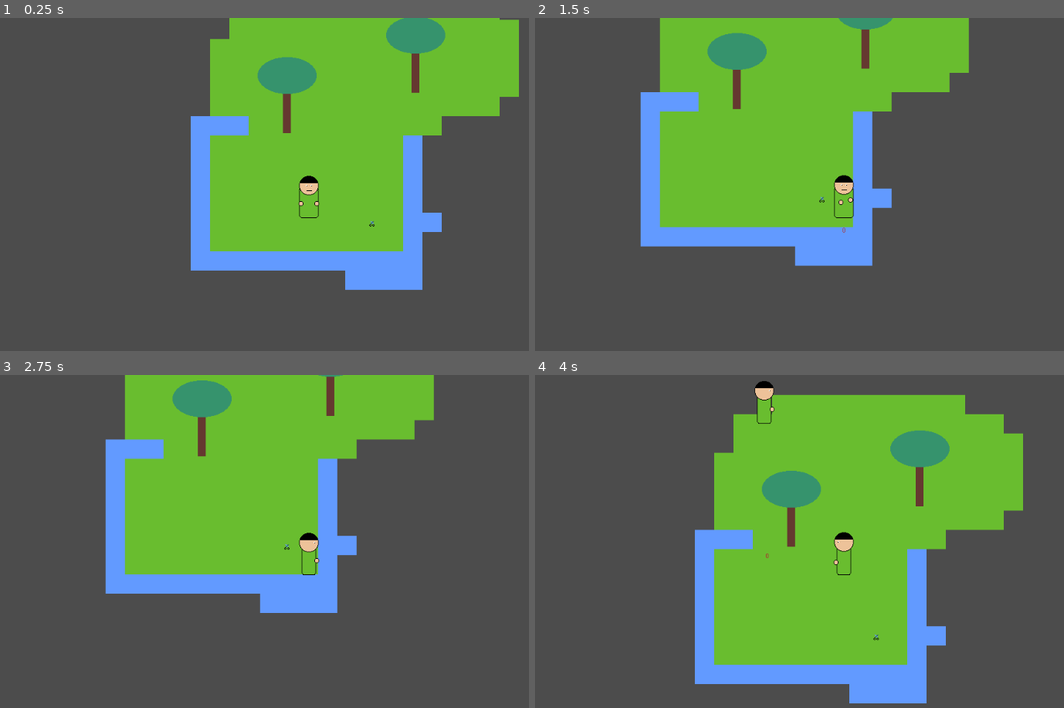
Above: before the commit, frames 1-4 (two rows, left to right).
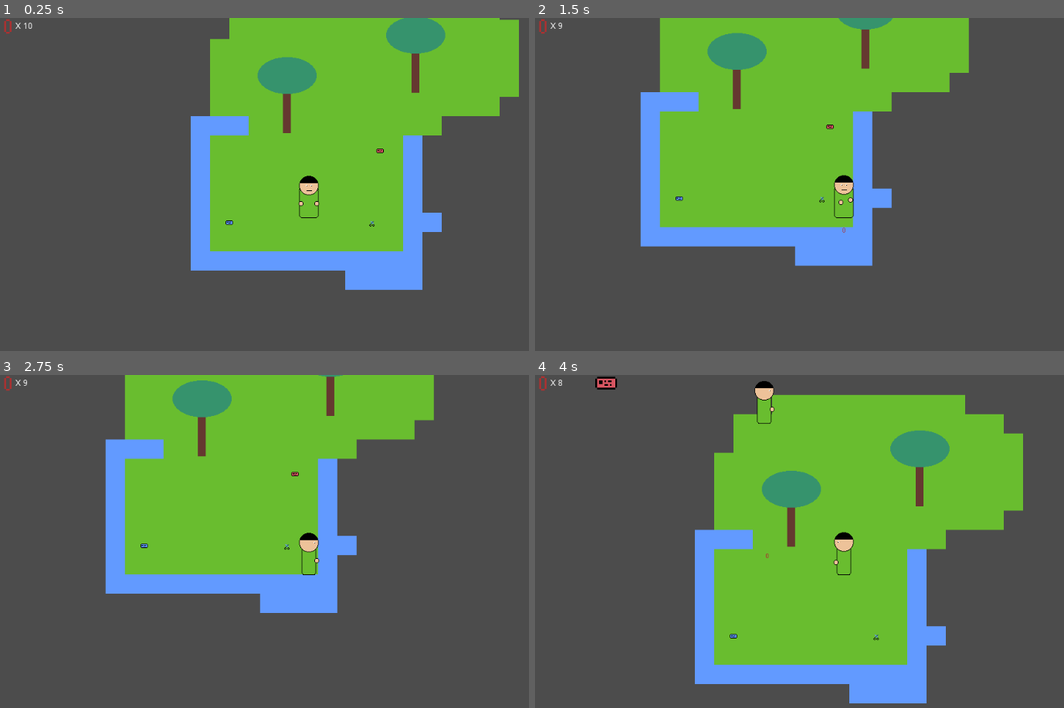
Above: after the commit, the same moments.

Repository: wiltaylor/GameJams
Game: Godot game, scene res://levels/Level1.tscn
Two runs of this game, one before a commit and one after it. Both use one fixed random seed, a clock stepped at 60 frames per second and the inputs below.
Inputs:
- Up to frame 1 (0.25 s): no input
- Up to frame 2 (1.5 s): tap Enter at 0.5 s; hold Right (move_right) 0.53-1.28 s; tap Alt (use) at 0.6 s; hold Down (move_down) from 1.28 s (still down); tap Ctrl (shoot) at 1.35 s
- Up to frame 3 (2.75 s): tap Alt (use) at 1.55, 2.1 s; release Down (move_down) at 2.03 s; hold Right (move_right) from 2.03 s (still down)
- Up to frame 4 (4 s): release Right (move_right) at 2.78 s; hold Up (move_up) 2.78-3.53 s; tap Alt (use) at 2.85, 3.8 s; hold Left (move_left) from 3.53 s (still down); tap Ctrl (shoot) at 3.6 s

The runs differ from the first frame. In frame 1, 0.1% of the frame differs, in the area x 0-73%, y 0-63%; in frame 2, less than 0.1%; in frame 3, less than 0.1%; in frame 4, 0.2%, in the area x 0-39%, y 0-80%.

Commit message:
Added UI and red/blue key cards

Diff:
--- a/LudumDare/LD47/src/levels/Level1.tscn
+++ b/LudumDare/LD47/src/levels/Level1.tscn
@@ -1,10 +1,12 @@
-[gd_scene load_steps=7 format=2]
+[gd_scene load_steps=9 format=2]
 
 [ext_resource path="res://main_tileset.tres" type="TileSet" id=1]
 [ext_resource path="res://objects/Player.tscn" type="PackedScene" id=2]
 [ext_resource path="res://objects/Tree.tscn" type="PackedScene" id=3]
 [ext_resource path="res://objects/AINPC.tscn" type="PackedScene" id=4]
 [ext_resource path="res://objects/Scissors.tscn" type="PackedScene" id=5]
+[ext_resource path="res://objects/BlueCard.tscn" type="PackedScene" id=6]
+[ext_resource path="res://objects/RedCard.tscn" type="PackedScene" id=7]
 
 [sub_resource type="NavigationPolygon" id=1]
 vertices = PoolVector2Array( 709.5, 91.5, 513, 96.5, 546, 33.5, 714, -205, 451, 33.5, 478.5, 96.5, 478, 286, 328.5, 100.5, 321, -30.5, 446.5, -105.5, 166, -213.5, 543.5, -114, 247, -36, 162, 62.5, 223.5, 63, 241, 96, 221.5, 93.5, 161.5, 286.5, 161, 93.5 )
@@ -42,3 +44,9 @@
 
 [node name="NavigationPolygonInstance" type="NavigationPolygonInstance" parent="Navigation2D"]
 navpoly = SubResource( 1 )
+
+[node name="BlueCard" parent="." instance=ExtResource( 6 )]
+position = Vector2( 191.528, 237.666 )
+
+[node name="RedCard" parent="." instance=ExtResource( 7 )]
+position = Vector2( 441.844, 118.872 )
--- /dev/null
+++ b/LudumDare/LD47/src/objects/BlueCard.tscn
@@ -0,0 +1,18 @@
+[gd_scene load_steps=4 format=2]
+
+[ext_resource path="res://scripts/BlueCard-item.gd" type="Script" id=1]
+[ext_resource path="res://sprites/objects/blue-card.png" type="Texture" id=2]
+
+[sub_resource type="RectangleShape2D" id=1]
+extents = Vector2( 7.08302, 4.89277 )
+
+[node name="BlueCard" type="Area2D"]
+script = ExtResource( 1 )
+
+[node name="Sprite" type="Sprite" parent="."]
+texture = ExtResource( 2 )
+
+[node name="CollisionShape2D" type="CollisionShape2D" parent="."]
+position = Vector2( -0.132431, 2.11893 )
+shape = SubResource( 1 )
+[connection signal="body_entered" from="." to="." method="_onPickup"]
--- /dev/null
+++ b/LudumDare/LD47/src/objects/Hud.tscn
@@ -0,0 +1,63 @@
+[gd_scene load_steps=7 format=2]
+
+[ext_resource path="res://sprites/objects/band_projectile.png" type="Texture" id=1]
+[ext_resource path="res://scripts/playerHP_UI.gd" type="Script" id=2]
+[ext_resource path="res://sprites/objects/red-card.png" type="Texture" id=3]
+[ext_resource path="res://sprites/objects/blue-card.png" type="Texture" id=4]
+[ext_resource path="res://scripts/BlueCard.gd" type="Script" id=5]
+[ext_resource path="res://scripts/RedCard.gd" type="Script" id=6]
+
+[node name="HUD" type="Control"]
+anchor_right = 1.0
+anchor_bottom = 1.0
+margin_left = -0.0625
+margin_right = -0.0625
+__meta__ = {
+"_edit_use_anchors_": false
+}
+
+[node name="TextureRect" type="TextureRect" parent="."]
+margin_left = 0.875
+margin_top = 1.75
+margin_right = 8.875
+margin_bottom = 41.75
+rect_scale = Vector2( 3, 3 )
+texture = ExtResource( 1 )
+__meta__ = {
+"_edit_use_anchors_": false
+}
+
+[node name="Label" type="Label" parent="."]
+margin_left = 25.5
+margin_top = 7.25
+margin_right = 55.5
+margin_bottom = 21.25
+text = "X ##"
+script = ExtResource( 2 )
+__meta__ = {
+"_edit_use_anchors_": false
+}
+
+[node name="BlueCard" type="TextureRect" parent="."]
+margin_left = 53.1056
+margin_top = -17.8784
+margin_right = 93.1056
+margin_bottom = 22.1216
+rect_scale = Vector2( 3, 3 )
+texture = ExtResource( 4 )
+script = ExtResource( 5 )
+__meta__ = {
+"_edit_use_anchors_": false
+}
+
+[node name="RedCard" type="TextureRect" parent="."]
+margin_left = 93.63
+margin_top = -17.6136
+margin_right = 133.63
+margin_bottom = 22.3864
+rect_scale = Vector2( 3, 3 )
+texture = ExtResource( 3 )
+script = ExtResource( 6 )
+__meta__ = {
+"_edit_use_anchors_": false
+}
--- a/LudumDare/LD47/src/objects/Player.tscn
+++ b/LudumDare/LD47/src/objects/Player.tscn
@@ -1,7 +1,8 @@
-[gd_scene load_steps=3 format=2]
+[gd_scene load_steps=4 format=2]
 
 [ext_resource path="res://objects/PawnRig.tscn" type="PackedScene" id=1]
 [ext_resource path="res://scripts/Player.gd" type="Script" id=2]
+[ext_resource path="res://objects/Hud.tscn" type="PackedScene" id=3]
 
 [node name="Player" type="Node2D"]
 script = ExtResource( 2 )
@@ -11,3 +12,7 @@
 
 [node name="Camera2D" type="Camera2D" parent="PawnRig"]
 current = true
+
+[node name="CanvasLayer" type="CanvasLayer" parent="."]
+
+[node name="HUD" parent="CanvasLayer" instance=ExtResource( 3 )]
--- /dev/null
+++ b/LudumDare/LD47/src/objects/RedCard.tscn
@@ -0,0 +1,18 @@
+[gd_scene load_steps=4 format=2]
+
+[ext_resource path="res://scripts/RedCard-item.gd" type="Script" id=1]
+[ext_resource path="res://sprites/objects/red-card.png" type="Texture" id=2]
+
+[sub_resource type="RectangleShape2D" id=1]
+extents = Vector2( 7.08302, 4.89277 )
+
+[node name="RedCard" type="Area2D"]
+script = ExtResource( 1 )
+
+[node name="Sprite" type="Sprite" parent="."]
+texture = ExtResource( 2 )
+
+[node name="CollisionShape2D" type="CollisionShape2D" parent="."]
+position = Vector2( -0.132431, 2.11893 )
+shape = SubResource( 1 )
+[connection signal="body_entered" from="." to="." method="_onPickup"]
--- /dev/null
+++ b/LudumDare/LD47/src/scripts/BlueCard-item.gd
@@ -0,0 +1,9 @@
+extends Area2D
+
+func _onPickup(body):
+	if body.owner.name != "Player":
+		return
+
+	body.owner.hasBlueCard = true
+
+	queue_free()
--- /dev/null
+++ b/LudumDare/LD47/src/scripts/BlueCard.gd
@@ -0,0 +1,10 @@
+extends TextureRect
+
+
+onready var player = get_tree().get_root().find_node("Player", true, false)
+
+func _process(delta):
+	if player.hasBlueCard:
+		show()
+	else:
+		hide()
--- a/LudumDare/LD47/src/scripts/Player.gd
+++ b/LudumDare/LD47/src/scripts/Player.gd
@@ -4,6 +4,8 @@
 export(float) var speed: float = 1.0
 export(int) var ammo: int = 10;
 export(int) var maxAmmor: int = 10;
+export(bool) var hasBlueCard = false
+export(bool) var hasRedCard = false
 
 onready var rig = get_node("PawnRig")
 
--- /dev/null
+++ b/LudumDare/LD47/src/scripts/RedCard-item.gd
@@ -0,0 +1,9 @@
+extends Area2D
+
+func _onPickup(body):
+	if body.owner.name != "Player":
+		return
+
+	body.owner.hasRedCard = true
+
+	queue_free()
--- /dev/null
+++ b/LudumDare/LD47/src/scripts/RedCard.gd
@@ -0,0 +1,10 @@
+extends TextureRect
+
+
+onready var player = get_tree().get_root().find_node("Player", true, false)
+
+func _process(delta):
+	if player.hasRedCard:
+		show()
+	else:
+		hide()
--- /dev/null
+++ b/LudumDare/LD47/src/scripts/playerHP_UI.gd
@@ -0,0 +1,8 @@
+extends Label
+
+onready var player = get_tree().get_root().find_node("Player", true, false)
+
+
+
+func _process(delta):
+	text = "X " + str(player.ammo)
Binary file added: LudumDare/LD47/src/sprites/objects/blue-card.ase
Binary file added: LudumDare/LD47/src/sprites/objects/blue-card.png
Not shown, added: LudumDare/LD47/src/sprites/objects/blue-card.png.import
Binary file added: LudumDare/LD47/src/sprites/objects/red-card.ase
Binary file added: LudumDare/LD47/src/sprites/objects/red-card.png
Not shown, added: LudumDare/LD47/src/sprites/objects/red-card.png.import
